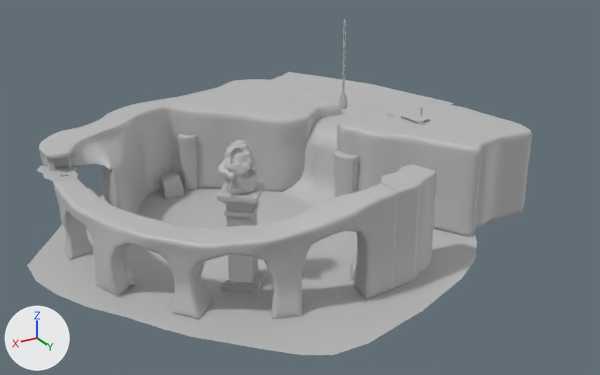
The FBX model Assets/Art/3D/J2/Medo 4/Medo 4.fbx as it was, and as the next commit left it.
Camera for both pictures: a camera (50 mm lens) standing at (1.43, 6.65, 2.7) and looking at (-2.13, 0.72, -0.26). Every picture has the same lights, and +X, +Y and +Z are marked at lower left. Where no turn or scale is listed for an object, it has been applied to the vertices. Vertices at the same position are counted once.

The first picture shows 'agua', 'cachoeira', 'entrada', 'estatua_separada:braco_dir', 'estatua_separada:corpo_chao', 'estatua_separada:corpo_cima', 'estatua_separada:ombro_esq', 'montanha_fundo', 'montanhaesq', 'montanhaponte', 'pedra3', 'pedra_montanha', 'pedra_montanha1', 'pilar', 'ponte'.
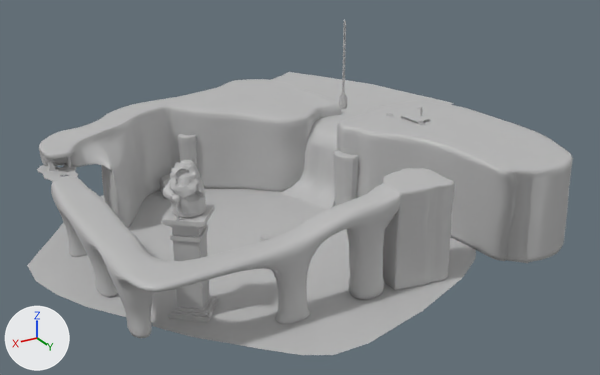
Commit message: Medo Changes

Pixel boxes [x1, y1, x2, y2] of what changed, in the pictures (600 x 375 px; the box of a moved part takes in the faces that stretch with it):
'ponte', reshaped, moved (12% taller): before [53, 176, 398, 320]; after [51, 177, 401, 338]
'montanha_fundo', reshaped (21% wider, 20% taller): before [337, 100, 532, 236]; after [337, 100, 573, 263]
'montanhaponte', reshaped, moved (28% wider): before [381, 164, 437, 289]; after [383, 168, 455, 291]
'pilar', moved: before [217, 183, 266, 293]; after [162, 205, 219, 322]
'estatua_separada:corpo_cima', moved: before [224, 140, 253, 179]; after [170, 160, 200, 202]
'estatua_separada:corpo_chao', moved: before [225, 174, 258, 194]; after [171, 192, 207, 218]
'estatua_separada:braco_dir', moved: before [218, 166, 235, 182]; after [163, 188, 180, 205]
'estatua_separada:ombro_esq', moved: before [248, 157, 257, 175]; after [195, 178, 204, 197]
part 3 of me_mesh_098, moved or reshaped: before [397, 113, 532, 236]; after [397, 114, 573, 263]

Edits to the bpy script that builds the scene:
```text
Add mat_pontepedramat:
    mat_pontepedramat = principled_material('PontePedraMat')
    mat_pontepedramat.base_color = (0.5, 0.5, 0.5)  # grey #bcbcbc
Change me_mesh_099:
    used by ob_ponte; location = (-0.099, 0.172, 0.01)
    remove me_mesh_099.from_pydata(...)  # 2060 vertices, 2058 faces; spans x -2.04..0.02, y -0.1..2.01, z -0.63..0.21
    remove me_mesh_099.materials.append(mat_paredeforamat)  # grey #bcbcbc
    add me_mesh_099.from_pydata(...)  # 2242 vertices, 2240 faces; spans x -1.08..1.05, y -1.07..1.05, z -0.43..0.42
    me_mesh_099 part 2: 2060 vertices removed from x -2.04..0.02, y -0.1..2.01, z -0.63..0.21; 2242 vertices added at x -1.08..1.05, y -1.07..1.05, z -0.43..0.42
    add me_mesh_099.materials.append(mat_pontepedramat)  # grey #bcbcbc
Change me_mesh_098:
    used by ob_montanha_fundo; location = (-3.348, 1.04, -0.196)
    remove me_mesh_098.from_pydata(...)  # 1307 vertices, 1305 faces; spans x -0.75..0.75, y -0.7..0.71, z -0.42..0.42
    add me_mesh_098.from_pydata(...)  # 1307 vertices, 1305 faces; spans x -0.71..0.75, y -0.7..1.36, z -0.42..0.42
    me_mesh_098 part 3: 702 of 1307 vertices moved; they spanned x -0.75..0.42, y -0.29..0.71, z -0.42..0.42 and now span x -0.71..0.42, y -0.28..1.36, z -0.42..0.42; mean shift (0.09, 0.41, 0.0); largest move (-0.44, 0.58, -0.36) -> (-0.22, 1.36, -0.36)
Change me_mesh_097:
    used by ob_montanhaponte; location = (-0.165, 0.114, 0.0)
    remove me_mesh_097.from_pydata(...)  # 1285 vertices, 1283 faces; spans x -2.502..-1.96, y 1.62..2.022, z -0.614..0.225
    add me_mesh_097.from_pydata(...)  # 1285 vertices, 1283 faces; spans x -0.243..0.271, y -0.187..0.277, z -0.419..0.419
    me_mesh_097 part 1: 1285 of 1285 vertices moved; they spanned x -2.502..-1.96, y 1.62..2.022, z -0.614..0.225 and now span x -0.243..0.271, y -0.187..0.277, z -0.419..0.419; mean shift (2.232, -1.749, 0.195); largest move (-2.144, 1.695, -0.378) -> (0.074, -0.183, -0.184)
Change ob_ponte:
    ob_ponte.location: (-0.099, 0.172, 0.01) -> (-1.089, 1.129, -0.197)
Change ob_estatua_separada_braco_dir:
    ob_estatua_separada_braco_dir.location: (-1.042, 1.459, 0.363) -> (-0.532, 1.632, 0.363)
Change ob_estatua_separada_corpo_chao:
    ob_estatua_separada_corpo_chao.location: (-1.187, 1.417, 0.197) -> (-0.676, 1.59, 0.197)
Change ob_estatua_separada_corpo_cima:
    ob_estatua_separada_corpo_cima.location: (-1.183, 1.421, 0.448) -> (-0.672, 1.594, 0.448)
Change ob_estatua_separada_ombro_esq:
    ob_estatua_separada_ombro_esq.location: (-1.241, 1.513, 0.399) -> (-0.73, 1.685, 0.399)
Change ob_montanhaponte:
    ob_montanhaponte.location: (-0.165, 0.114, 0.0) -> (-2.396, 1.963, -0.195)
Change ob_pilar:
    ob_pilar.location: (-0.962, 1.451, -0.612) -> (-0.451, 1.623, -0.612)
```
